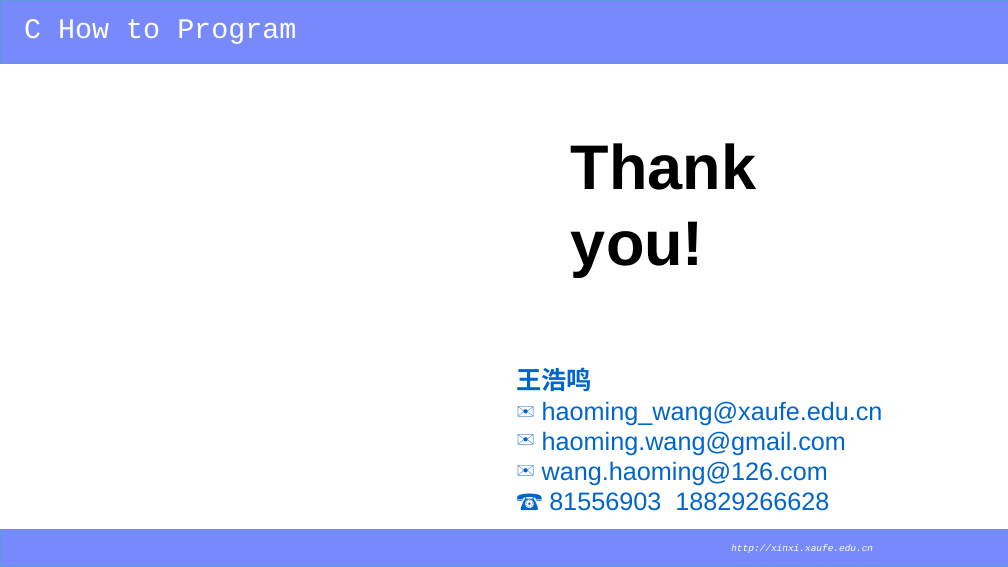
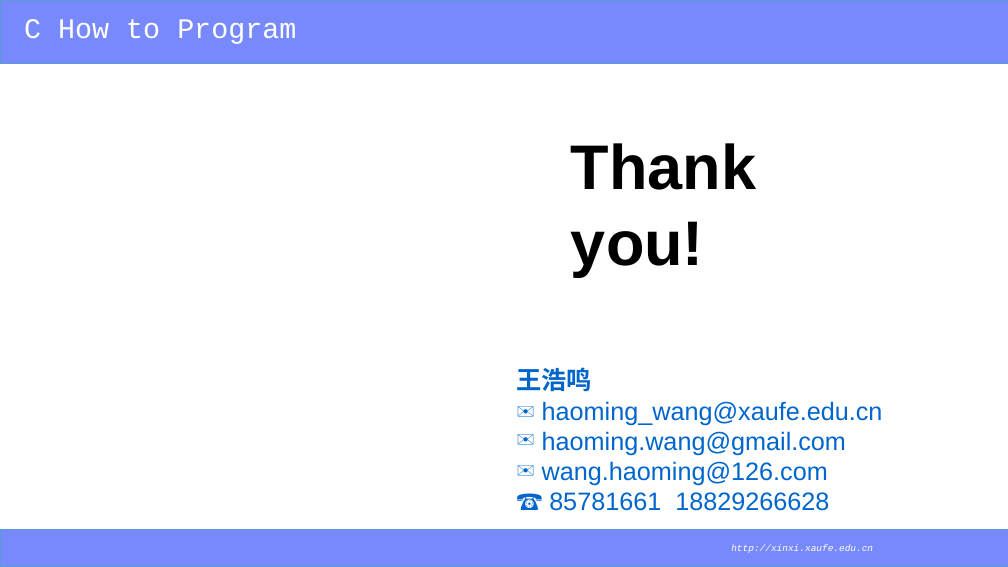
Before and after one commit to wanghaoming1968/C-How-to-program, a slide deck: slide 8 of PPT/C语言大学教程-第5章-函数习题课.pptx. Drawn at 1008x567 pixels with LibreOffice and Linux fonts; fonts in the diff are those of the drawing; background and template pictures are left out. Boxes give left, top, right and bottom in pixels: in the first picture for what was removed or moved away, otherwise in the second. Text is boxed around its words. In the diff, an @@ line names an element or a change of style, - is before the commit and + after.

```diff
--- a/PPT/C语言大学教程-第5章-函数习题课.pptx
+++ b/PPT/C语言大学教程-第5章-函数习题课.pptx
@@ text at (549,492,829,511): text changed @@
-☎ 81556903 18829266628
+☎ 85781661 18829266628
```
Also in this commit, not shown: 6 other files.
